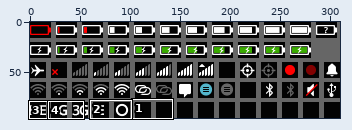
Sprite sheet, stored at apps/system/style/statusbar/images/icons.png. Above, an overview of the earlier version with the close-up marked.
Close-up. Before the edit:
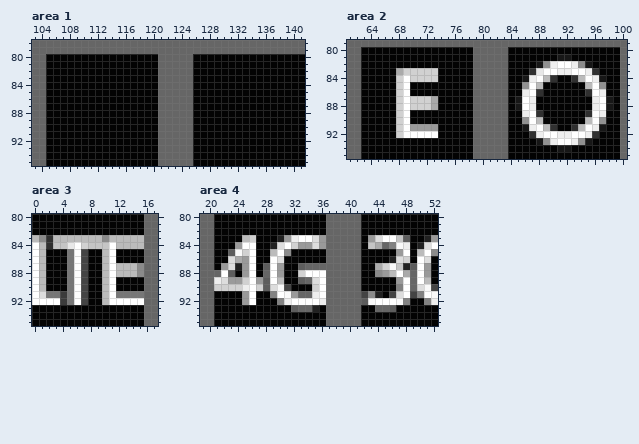
The file is 310x96 pixels. Colours within 5 levels of each other are drawn and written as one. Shown: area 1: x 103..141, y 78..95; area 2: x 61..100, y 79..95; area 3: x 0..17, y 80..95; area 4: x 19..52, y 80..95. The commit also changed other parts of the picture, which this record leaves out.
The result:
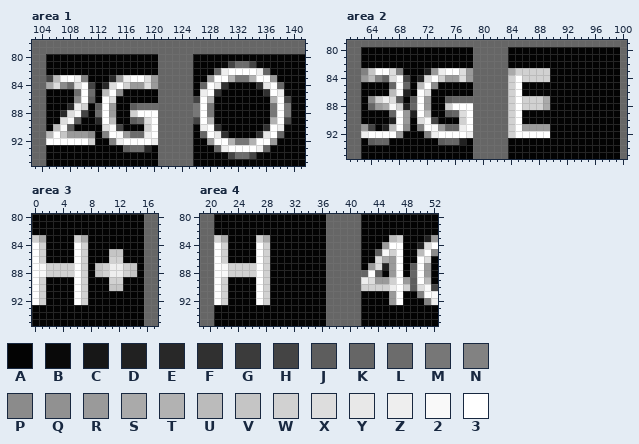
Palette (. is transparent): A #030303  B #090909  C #171717  D #212121  E #282828  F #303030  G #3b3b3b  H #444444fe  J #5d5d5d  K #666666  L #6c6c6c  M #777777  N #828282fe  P #8b8b8bfe  Q #919191  R #9a9a9afe  S #aaaaaa  T #b2b2b2fe  U #bbbbbb  V #c5c5c5fe  W #d1d1d1  X #dddddd  Y #e8e8e8  Z #eeeeeefe  2 #f9f9f9  3 #fffffffe
Difference:
Changed rows in their new state; - is an unchanged pixel.
Area 1:
first column x 105:
81 -------------------------BHLLHB----
82 ------------------------KZ3333ZK---
83 HU23ZN---ERZ33XR-------R33TMMT33R--
84 SXPLX3H-EX3WRRXR------K3YF----FY3K-
85 ----L3L-U3P-----------Z3F------F3ZB
86 ----P3J-3X-----------H3T--------T3H
87 ---EZW-J3R--JLLL-----M3M--------M3M
88 --EX2H-L3R--W333-----M3M--------M3M
89 --X2J--E3U--JLX3-----H3T--------T3H
90 -U2J----X2H---W3------Z3F------F3ZB
91 U3VRRRP-N32RLLZ3------K3YF----FY3K-
92 333333W--NZ3333Z-------R33TMMT33R--
93 -----------JLLE---------KZ3333ZK---
94 -------------------------BHLLHB----
Area 2:
first column x 63:
81 ----------------------------AA------
82 -------------------------AAAAAAAA---
83 NV33XNAAADRZ33XR-----SWWWWWAAAAAAA--
84 RUNKX3HADX3WRRXR-----W3WWWWA--AAAAA-
85 ----K3K-U3P----------W3AAA------AAA-
86 ----U2D-3X-----------W3AAA------AAA-
87 -PWZXJAJ3RA-JKKK-----W3WWWS------AAA
88 -KRS2-DK3RA-W333-----W3WWWS------AAA
89 ----K3RD3U--JKX3-----W3AAA------AAA-
90 ----D3R-X2H---W3-----W3AAA------AAA-
91 RH-DU3PAN32RKKZ3-----W3RRRRA--AAAAA-
92 Z3333RAAANZ3333Z-----W3333-AAAAAAA--
93 -JKK-------JKKD----------AAAAAAAA---
94 ----------------------------AA------
Area 3:
first column x 0:
83 WSAAAAWSAAAAAAAA
84 -WAAAA--AAAAAAAA
85 -W---A-W--AVV---
86 -W---A-W--AWW---
87 -2WWWW-W-VWZZWVA
88 -2WWWW-W-VWZZWVA
89 -W---A-W--AWW---
90 -W---A-W--AVV---
91 -WAAAA-W--AAAAAA
92 -WAAAA-W--AAAAAA
Area 4:
first column x 21:
83 WS--AAWS-AAAAAAA------AAAUWA-
84 3W-AAA3WAAAAAAAA------AAR33A-
85 3WAAAA3WAAA------------J2W3A-
86 3WAAAA3WAA-------------XSR3A-
87 32WWWW3WAA--AAAA------RXDR3A-
88 32WWWW3WAA--AAAA-----K3JAR-A-
89 3WAAAA3WAA--AAAA-----ZXRRW3RJ
90 3-AAAA3WAAA---AA-----WWWWZ3WJ
91 3W--AA3WAAAAAAAA-----AAA-R3AA
92 3W--AA3W-AAAAAAA-----AAAAR3A-
93 -----------AAAA--------AAA---
Pixel boxes of the changes (left, top, right, bottom) in both close-ups:
changed: (193, 61, 291, 159)
changed: (46, 75, 158, 152)
changed: (508, 54, 613, 152)
changed: (361, 68, 473, 145)
changed: (32, 235, 144, 305)
changed: (214, 235, 326, 312)
changed: (361, 235, 417, 312)
